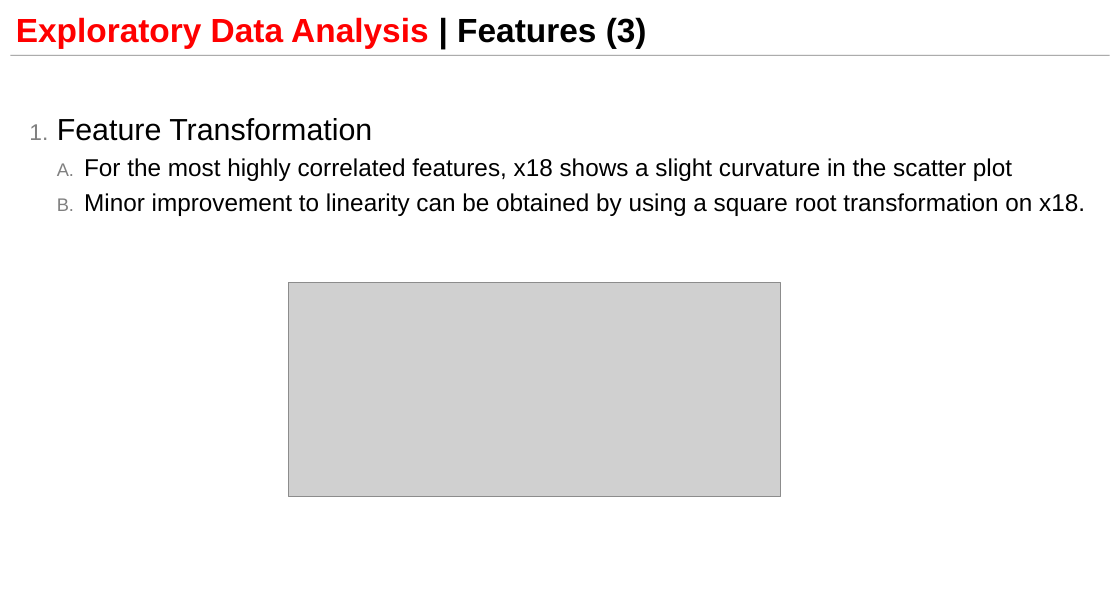
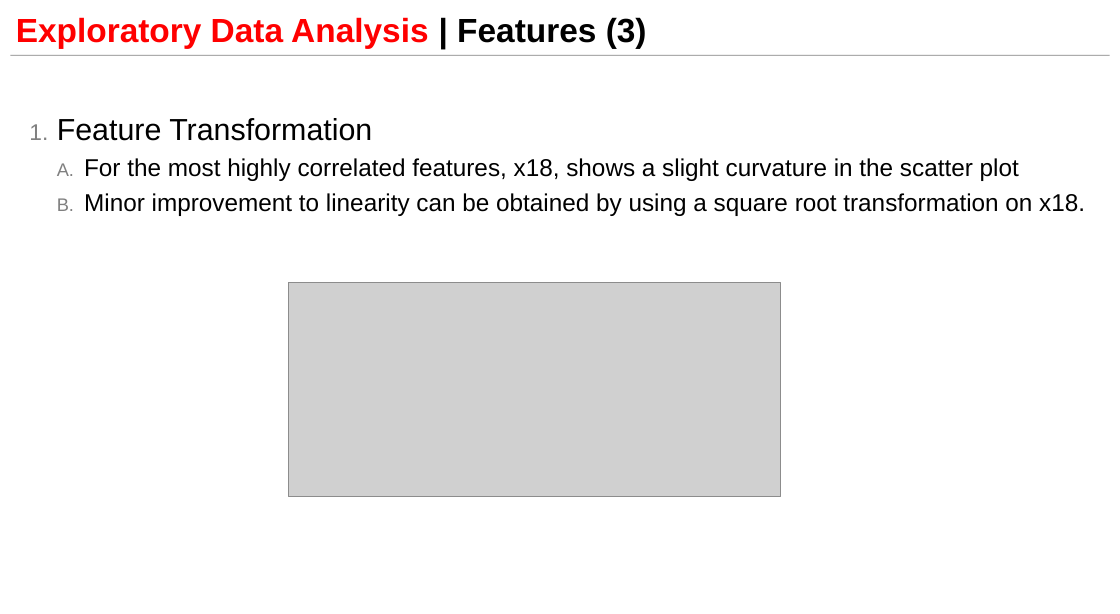
Before and after one commit to ngupta23/DS6372-PredictingPerformanceIntegratedCircuits1, a slide deck: slide 9 of Presentation/MSDS6372_Project1_Presentation.pptx. Drawn at 1120x614 pixels with LibreOffice and Linux fonts; fonts in the diff are those of the drawing; grey boxes stand for pictures. Boxes give left, top, right and bottom in pixels: in the first picture for what was removed or moved away, otherwise in the second. Text is boxed around its words. In the diff, an @@ line names an element or a change of style, - is before the commit and + after.

```diff
--- a/Presentation/MSDS6372_Project1_Presentation.pptx
+++ b/Presentation/MSDS6372_Project1_Presentation.pptx
@@ text at <box>84,158,1019,181</box>: text changed @@
-  A. For the most highly correlated features, x18 shows a slight curvature in the scatter plot
+  A. For the most highly correlated features, x18, shows a slight curvature in the scatter plot
```
Also in this commit, not shown: 7 other slides changed, 1 other file.
